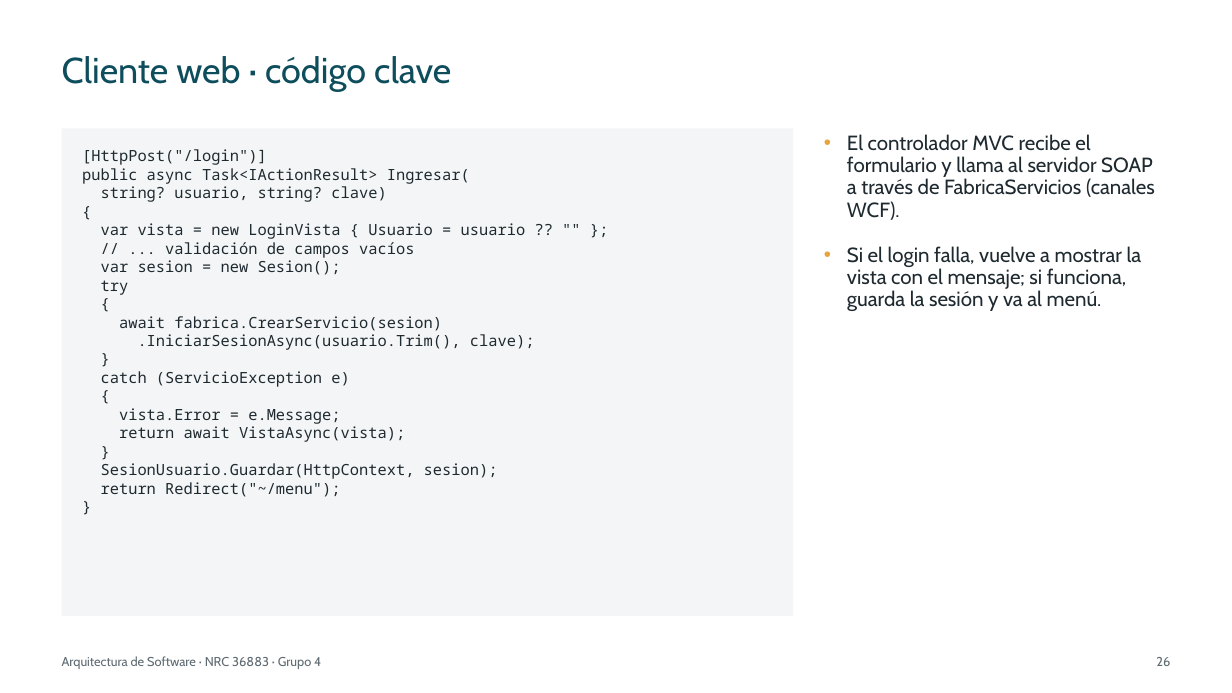
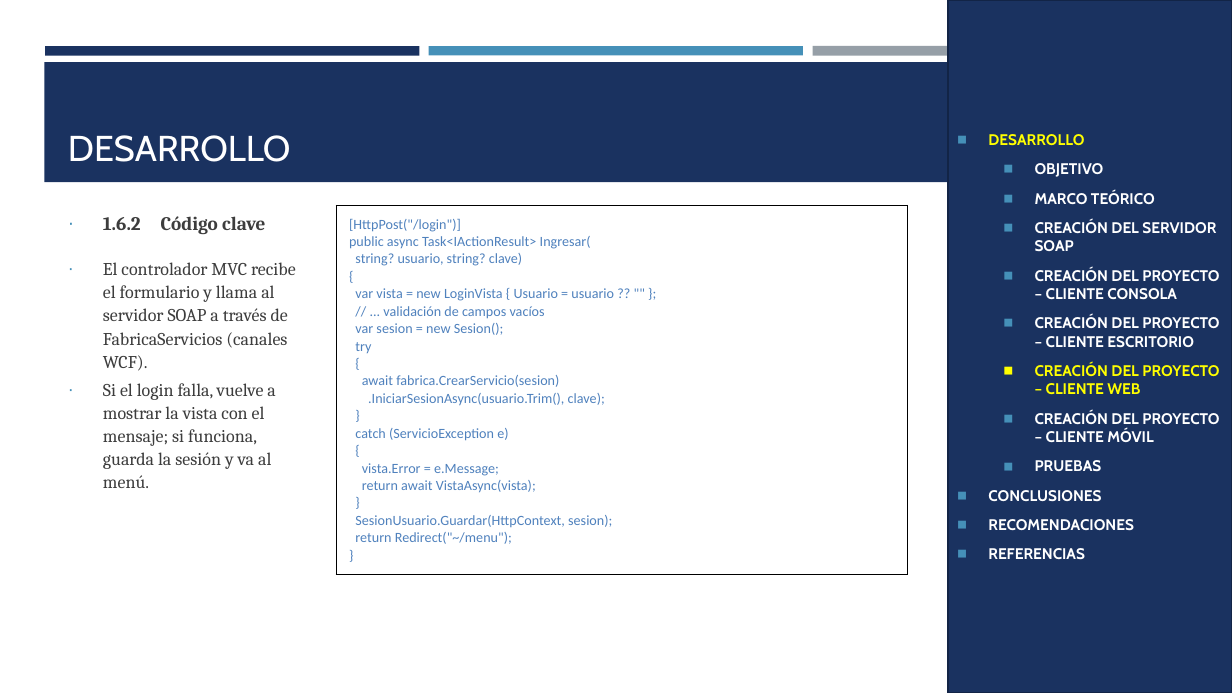
Before and after one commit to IMarcusDev/TI.1.2.-PAO202651_SOAP_DOTNET_SINBDD_NRC_36883_GR04, a slide deck: slide 21 of 05. DOCUMENTACION/PRESENTACION TI.1.2. SOAP sin BDD en DOTNET GR4.pptx (slide 26 before the commit). Drawn at 1232x693 pixels with LibreOffice and Linux fonts; fonts in the diff are those of the drawing. Boxes give left, top, right and bottom in pixels: in the first picture for what was removed or moved away, otherwise in the second. Text is boxed around its words. In the diff, an @@ line names an element or a change of style, - is before the commit and + after.

```diff
--- a/05. DOCUMENTACION/PRESENTACION TI.1.2. SOAP sin BDD en DOTNET GR4.pptx
+++ b/05. DOCUMENTACION/PRESENTACION TI.1.2. SOAP sin BDD en DOTNET GR4.pptx
@@ rectangle added at <box>948,0,1232,693</box>, fill #1A3260, outline #122446 1.75 pt, 12 pt, text #FFFFFF, bold @@
+◼ DESARROLLO
+  ◼ OBJETIVO
+  ◼ MARCO TEÓRICO
+  ◼ CREACIÓN DEL SERVIDOR SOAP
+  ◼ CREACIÓN DEL PROYECTO – CLIENTE CONSOLA
+  ◼ CREACIÓN DEL PROYECTO – CLIENTE ESCRITORIO
+  ◼ CREACIÓN DEL PROYECTO – CLIENTE WEB
+  ◼ CREACIÓN DEL PROYECTO – CLIENTE MÓVIL
+  ◼ PRUEBAS
+◼ CONCLUSIONES
+◼ RECOMENDACIONES
+◼ REFERENCIAS
@@ rectangle added at <box>45,46,420,55</box>, fill #1A3260 @@
@@ title removed at <box>62,56,451,92</box> @@
-Cliente web · código clave
@@ rectangle added at <box>429,46,803,55</box>, fill #4590B8 @@
@@ rectangle added at <box>812,46,1187,56</box>, fill #969FA7 @@
@@ rectangle added at <box>44,62,1188,182</box>, fill #1A3260 @@
@@ text removed at <box>62,128,794,616</box> @@
-[HttpPost("/login")]
-public async Task<IActionResult> Ingresar(
-string? usuario, string? clave)
-{
-var vista = new LoginVista { Usuario = usuario ?? "" };
-// ... validación de campos vacíos
-var sesion = new Sesion();
-try
-{
-await fabrica.CrearServicio(sesion)
-.IniciarSesionAsync(usuario.Trim(), clave);
-}
-catch (ServicioException e)
-{
-vista.Error = e.Message;
-return await VistaAsync(vista);
-}
-SesionUsuario.Guardar(HttpContext, sesion);
-return Redirect("~/menu");
-}
@@ title added at <box>68,135,291,162</box>, 28 pt, text #FFFFFF @@
+DESARROLLO
@@ text "1.6.2 Código clave": place and size @@
-text "1.6.2 Código clave" at <box>847,134,1155,311</box>
+text "1.6.2 Código clave" at <box>103,217,296,488</box>
@@ table added at <box>336,205,908,548</box>, 1 rows, 1 columns @@
+[HttpPost("/login")] / public async Task<IActionResult> Ingresar( / string? usuario, string? clave) / { / var vista = new LoginVista { Usuario = usuario ?? "" }; / // ... validación de campos vacíos / var sesion = new Sesion(); / try / { / await fabrica.CrearServicio(sesion) / .IniciarSesionAsync(usuario.Trim(), clave); / } / catch (ServicioException e) / { / vista.Error = e.Message; / return await VistaAsync(vista); / } / SesionUsuario.Guardar(HttpContext, sesion); / return Redirect("~/menu"); / }
@@ text at <box>103,217,141,230</box>: paragraph added @@
+∙ 1.6.2 Código clave
@@ text at <box>103,262,296,488</box>: size 16 to 14 pt, font Cabin to Cambria, text colour #1F2A30 to #3D3D3D; bullet • to ∙; line spacing 0.9 to 1.07; less space between paragraphs; bullet colour #E8A33D to #4590B8 @@
@@ text removed at <box>62,656,321,669</box> @@
-Arquitectura de Software · NRC 36883 · Grupo 4
@@ page number removed at <box>1156,657,1170,666</box> @@
-26
```
Also in this commit, not shown: 22 other slides changed, 7 slides added, 15 slides removed.
